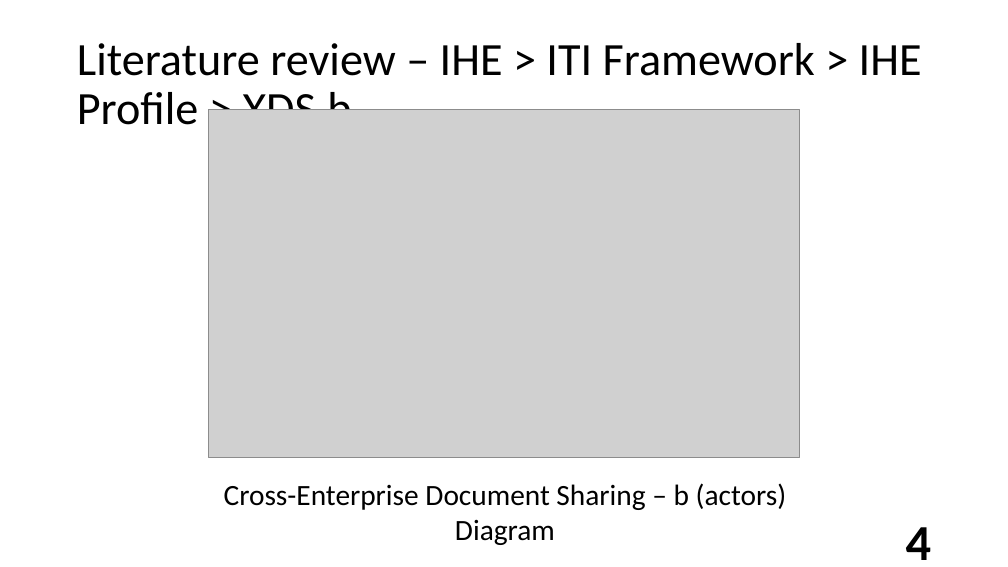
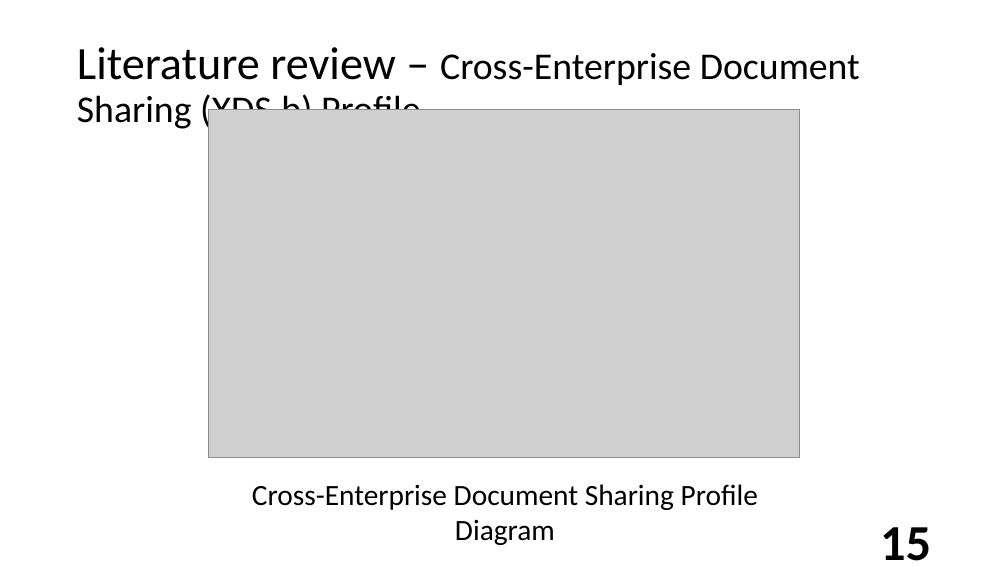
Before and after one commit to semiangel/XDSchain, a slide deck: slide 15 of Document/ProposalThesis/Defensev1.pptm (slide 4 before the commit). Drawn at 1008x567 pixels with LibreOffice and Linux fonts; fonts in the diff are those of the drawing; grey boxes stand for pictures; background and template pictures are left out. Boxes give left, top, right and bottom in pixels: in the first picture for what was removed or moved away, otherwise in the second. Text is boxed around its words. In the diff, an @@ line names an element or a change of style, - is before the commit and + after.

```diff
--- a/Document/ProposalThesis/Defensev1.pptm
+++ b/Document/ProposalThesis/Defensev1.pptm
@@ title at (77,47,860,131): text changed; size 44 to 36 pt @@
-Literature review – IHE > ITI Framework > IHE Profile > XDS.b
+Literature review – Cross-Enterprise Document Sharing (XDS.b) Profile
@@ text at (252,484,758,545): text changed @@
-Cross-Enterprise Document Sharing – b (actors) Diagram
+Cross-Enterprise Document Sharing Profile Diagram
@@ page number at (880,527,931,561): text changed @@
-4
+15
```
Also in this commit, not shown: 17 other slides changed, 41 slides added, 3 slides removed, 38 other files.
